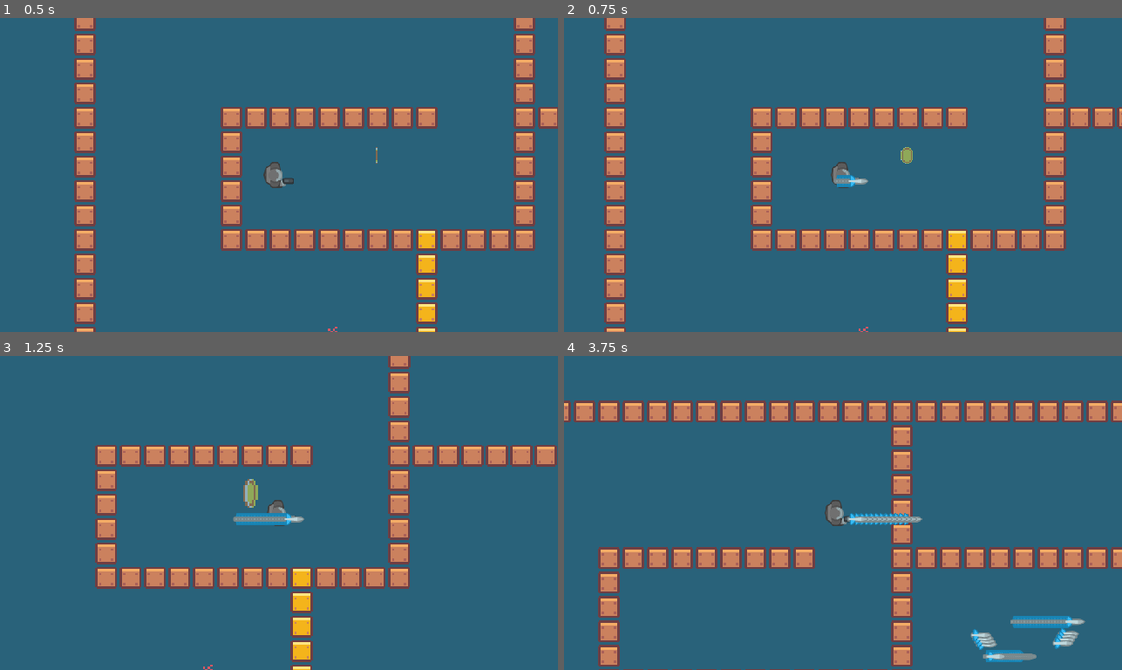
Above: before the commit, frames 1-4 (two rows, left to right).
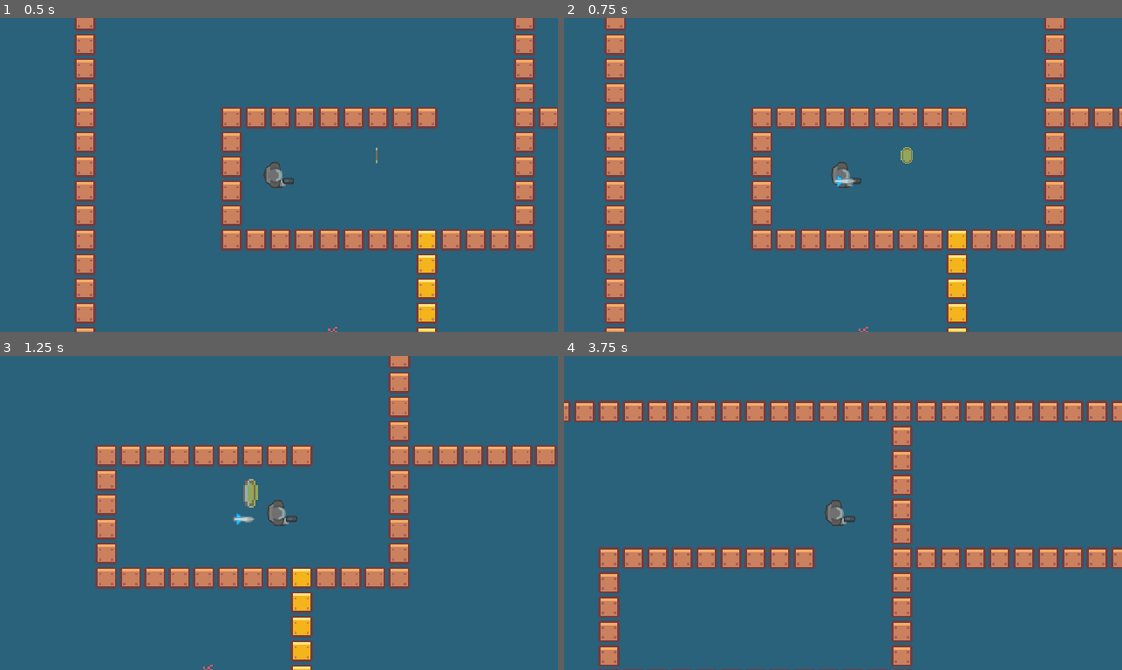
Above: after the commit, the same moments.

Repository: ironmonkeyking85/Kraken-s-Treasure
Game: Godot game, scene res://Scenes/Main.tscn
Two runs of this game, one before a commit and one after it. Both use one fixed random seed, a clock stepped at 60 frames per second and the inputs below.
Inputs:
- Up to frame 1 (0.5 s): no input
- Up to frame 2 (0.75 s): tap Enter at 0.5 s; hold D (Right) from 0.53 s (still down); hold Space (Shoot) from 0.53 s (still down)
- Up to frame 3 (1.25 s): keep holding D (Right); keep holding Space (Shoot)
- Up to frame 4 (3.75 s): release D (Right) at 1.28 s; release Space (Shoot) at 1.28 s; hold S (Down) 1.28-2.03 s; tap Space (Shoot) at 1.35, 2.85 s; hold D (Right) 2.03-2.78 s; hold Space (Shoot) 2.03-2.78 s; hold W (Up) 2.78-3.53 s; hold A (Left) from 3.53 s (still down); hold Space (Shoot) from 3.53 s (still down)

Frame 1 is identical in both runs. In frame 2, 0.1% of the frame differs, in the area x 48-55%, y 50-54%; in frame 3, 0.4%; in frame 4, 1.6%, in the area x 50-94%, y 50-98%.

Commit message:
projectile input and enemy collision

Diff:
--- a/Scenes/Main.tscn
+++ b/Scenes/Main.tscn
@@ -621,6 +621,7 @@
 [sub_resource type="TileSet" id="TileSet_dxtxq"]
 tile_size = Vector2i(20, 20)
 physics_layer_0/collision_layer = 1
+physics_layer_0/collision_mask = 17
 sources/0 = SubResource("TileSetAtlasSource_810jy")
 
 [node name="Main Scene" type="Node2D"]
@@ -642,7 +643,7 @@
 
 [node name="ParallaxBackground" parent="." instance=ExtResource("3_sg3t2")]
 
-[node name="TileMap" type="TileMap" parent="."]
+[node name="TileMap" type="TileMap" parent="." groups=["Collidable"]]
 tile_set = SubResource("TileSet_dxtxq")
 format = 2
 layer_0/tile_data = PackedInt32Array(-1114144, 589824, 1, -1048608, 589824, 1, -983072, 589824, 1, -917536, 589824, 1,  …(12015 unchanged characters)…
--- a/Scenes/player_projectile.tscn
+++ b/Scenes/player_projectile.tscn
@@ -14,7 +14,10 @@
 
 [node name="ProjectileCollision" type="Area2D" parent="."]
 collision_layer = 16
-collision_mask = 4
+collision_mask = 5
 
 [node name="Collision2d" type="CollisionShape2D" parent="ProjectileCollision"]
 shape = SubResource("CapsuleShape2D_tos2i")
+
+[connection signal="area_entered" from="ProjectileCollision" to="." method="_on_projectile_collision_area_entered"]
+[connection signal="body_entered" from="ProjectileCollision" to="." method="_on_projectile_collision_body_entered"]
--- a/Scenes/squid.tscn
+++ b/Scenes/squid.tscn
@@ -13,6 +13,8 @@
 radius = 8.0
 
 [node name="Squid" type="CharacterBody2D" groups=["Enemy"]]
+collision_layer = 4
+collision_mask = 18
 script = ExtResource("1_c03dy")
 
 [node name="Sprite2D" type="Sprite2D" parent="."]
@@ -28,7 +30,7 @@
 shape = SubResource("CircleShape2D_a37xc")
 debug_color = Color(0.905882, 0.113725, 0.686275, 0.419608)
 
-[node name="Hurtbox" type="Area2D" parent="."]
+[node name="Hurtbox" type="Area2D" parent="." groups=["Enemy"]]
 collision_layer = 4
 collision_mask = 16
 
--- a/Scripts/player.gd
+++ b/Scripts/player.gd
@@ -7,6 +7,9 @@
 @export var propulsion: float = 150.0
 @export var health = Globals.player_health
 var treasure_amount: int = 0
+
+@export var max_projectile_count = 1
+@export var current_projectile_count = 0
 # adding "as" and class name allow for auto complete
 #@onready var fsm = $"." as StateMachine
 var playerprojectile = preload("res://Scenes/player_projectile.tscn")
@@ -30,8 +33,10 @@
 	if Input.is_action_pressed("Down"):
 		velocity.y += 1
 
-	if Input.is_action_pressed("Shoot"):
+	if Input.is_action_just_pressed("Shoot") and current_projectile_count < max_projectile_count:
 		_shoot_projectile()
+
+
 
 	velocity *= propulsion
 	move_and_slide()
@@ -40,6 +45,7 @@
 	var projectile = playerprojectile.instantiate()
 	owner.add_child(projectile)
 	projectile.transform = $HarpoonGun.global_transform
+
 
 func _physics_process(delta: float)-> void:
 	pass
--- a/Scripts/player_projectile.gd
+++ b/Scripts/player_projectile.gd
@@ -1,6 +1,7 @@
 extends Node2D
 
 var speed: float = 180
+
 # Called when the node enters the scene tree for the first time.
 func _ready():
 	pass # Replace with function body.
@@ -9,3 +10,13 @@
 # Called every frame. 'delta' is the elapsed time since the previous frame.
 func _process(delta):
 	position += -transform.y * speed * delta
+
+
+func _on_projectile_collision_body_entered(body):
+	if body.is_in_group("Collidable"):
+		queue_free()
+
+
+func _on_projectile_collision_area_entered(area):
+	if area.is_in_group("Enemy"):
+		queue_free()
--- a/Scripts/squid.gd
+++ b/Scripts/squid.gd
@@ -13,7 +13,6 @@
 
 func _on_hurtbox_area_entered(area):
 	if area.name == "ProjectileCollision":
-		health -= 50
-		printt("hit")
-	if 	health == 0:
+		health -= 1
+		print(health)
 		queue_free()
